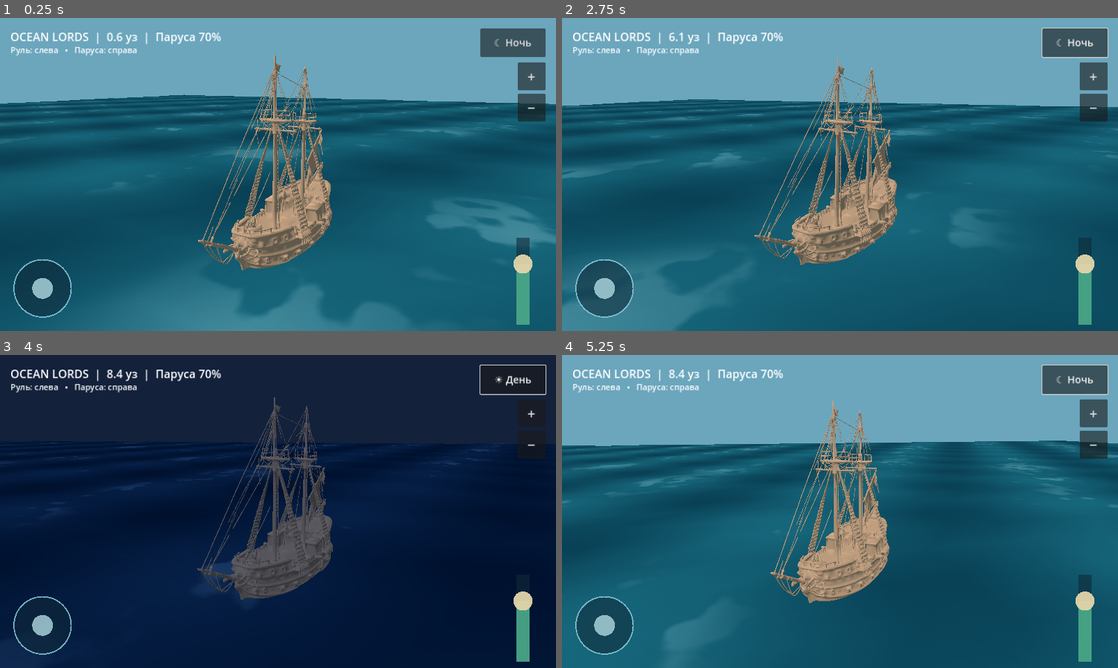
Above: before the commit, frames 1-4 (two rows, left to right).
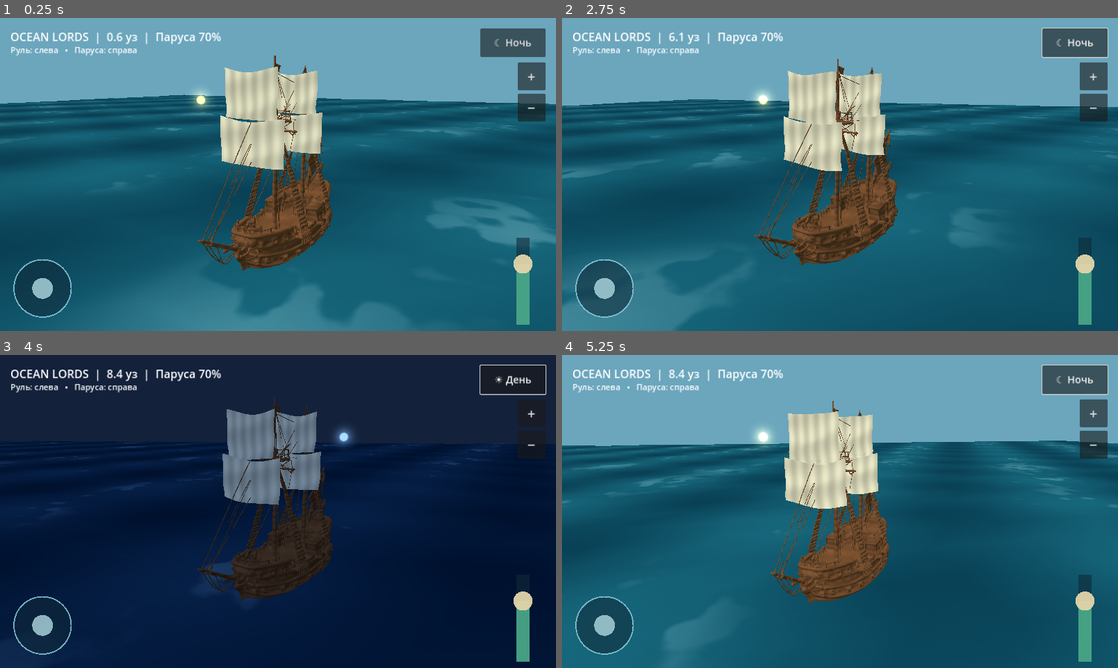
Above: after the commit, the same moments.

Repository: maillunex-lang/ocean-lords-online
Game: Godot game, scene res://scenes/main.tscn
Same seed, same stepped clock (60 frames per second), same inputs: the game is played once before the commit and once after it.
Inputs (mouse positions are in pixels of both pictures, inside the frame that each line leads up to):
- Up to frame 1 (0.25 s): no input
- Up to frame 2 (2.75 s): click "☾ Ночь" at 0.5 s; click "☀ День" at 1.25 s; tap Enter at 2 s; move the mouse to (962, 158) at 2.02 s; hold Right (ui_right) from 2.03 s (still down); tap N at 2.1 s; click (962, 158) at 2.17 s
- Up to frame 3 (4 s): release Right (ui_right) at 2.75 s; drag from (166, 527) to (250, 574) at 2.77 s; move the mouse to (333, 442) at 3.52 s; hold Right (ui_right) from 3.53 s (still down); tap N at 3.6 s
- Up to frame 4 (5.25 s): release Right (ui_right) at 4.25 s; drag from (812, 574) to (673, 464) at 4.27 s; move the mouse to (1006, 558) at 5.02 s; hold Left (ui_left) from 5.03 s (still down); tap N at 5.1 s

The runs differ from the first frame. In frame 1, 9.6% of the frame differs, in the area x 34-60%, y 12-81%; in frame 2, 9.5%; in frame 3, 8.9%; in frame 4, 8.5%.

Commit message:
feat: wind animated sails, sun moon glow and wooden hull shader

Diff:
--- a/scripts/main.gd
+++ b/scripts/main.gd
@@ -21,6 +21,14 @@
 var sea_material: StandardMaterial3D
 const TOUCH_HELM = preload("res://scripts/touch_helm.gd")
 const OCEAN_SHADER = preload("res://shaders/ocean_mobile.gdshader")
+const SAIL_SHADER = preload("res://shaders/sail_wind.gdshader")
+const WOOD_SHADER = preload("res://shaders/ship_wood.gdshader")
+const GLOW_SHADER = preload("res://shaders/celestial_glow.gdshader")
+var sail_material: ShaderMaterial
+var sun_disc: MeshInstance3D
+var moon_disc: MeshInstance3D
+var wind_direction := Vector2(0.94, 0.34)
+var wind_strength := 0.8
 const WATER_HEIGHT := -0.45
 const WAVE_HEIGHT := 0.18
 const WAVE_SCALE := 0.12
@@ -49,6 +57,8 @@
 func _ready() -> void:
 	_create_world()
 	_create_ship()
+	_create_sails()
+	_create_celestial_discs()
 	_create_camera()
 	_create_hud()
 	_create_touch_controls()
@@ -160,7 +170,12 @@
 		return
 	var uniform_scale: float = SHIP_LENGTH_METERS / reference_bounds.size.x
 	var center: Vector3 = reference_bounds.get_center()
+	var wood := ShaderMaterial.new()
+	wood.shader = WOOD_SHADER
 	for model in imported:
+		for part in model.get_children():
+			if part is MeshInstance3D:
+				(part as MeshInstance3D).material_override = wood
 		model.scale = Vector3.ONE * uniform_scale
 		model.rotation.y = PI / 2.0
 		# Keep the center of the hull close to the sea surface.
@@ -169,6 +184,60 @@
 		model.visible = false
 	ship_lod_nodes = imported
 	_set_ship_lod(0)
+
+
+func _create_sails() -> void:
+	# Preview GLB lacks sail cloth. Lightweight double-sided cloth is added
+	# separately to the hull so it remains visible across all mesh LODs.
+	sail_material = ShaderMaterial.new()
+	sail_material.shader = SAIL_SHADER
+	sail_material.set_shader_parameter("wind_direction", wind_direction)
+	sail_material.set_shader_parameter("wind_strength", wind_strength)
+	for mast_z in [-3.0, 5.0]:
+		for height in [11.0, 15.0]:
+			var cloth := MeshInstance3D.new()
+			var plane := PlaneMesh.new()
+			plane.size = Vector2(6.4 if height < 13.0 else 5.1, 4.1)
+			plane.subdivide_width = 16
+			plane.subdivide_depth = 12
+			cloth.mesh = plane
+			cloth.rotation_degrees.x = 90.0
+			cloth.position = Vector3(0, height, mast_z)
+			cloth.material_override = sail_material
+			ship_visual.add_child(cloth)
+
+
+func _create_celestial_discs() -> void:
+	sun_disc = _make_glow(Color(1.0, 0.78, 0.38), 1.7)
+	moon_disc = _make_glow(Color(0.58, 0.75, 1.0), 1.2)
+	moon_disc.visible = false
+
+
+func _make_glow(color: Color, intensity: float) -> MeshInstance3D:
+	var disc := MeshInstance3D.new()
+	var quad := QuadMesh.new()
+	quad.size = Vector2(18.0, 18.0)
+	disc.mesh = quad
+	var material := ShaderMaterial.new()
+	material.shader = GLOW_SHADER
+	material.set_shader_parameter("glow_color", color)
+	material.set_shader_parameter("glow_intensity", intensity)
+	disc.material_override = material
+	add_child(disc)
+	return disc
+
+
+func _update_celestial_discs() -> void:
+	if camera == null:
+		return
+	# Camera-facing sky billboards follow the ship to avoid floating out of range.
+	var center := camera.global_position
+	var ahead := -camera.global_basis.z * 165.0
+	var right := camera.global_basis.x
+	sun_disc.global_position = center + ahead + Vector3.UP * 35.0 - right * 35.0
+	moon_disc.global_position = center + ahead + Vector3.UP * 35.0 + right * 30.0
+	sun_disc.look_at(camera.global_position, Vector3.UP)
+	moon_disc.look_at(camera.global_position, Vector3.UP)
 
 
 func _mesh_bounds(node: Node3D) -> AABB:
@@ -278,6 +347,8 @@
 func _toggle_day_night() -> void:
 	is_night = not is_night
 	var env := world_environment.environment
+	sun_disc.visible = not is_night
+	moon_disc.visible = is_night
 	if is_night:
 		env.background_color = Color(0.075, 0.13, 0.23)
 		env.ambient_light_color = Color(0.34, 0.43, 0.59)
@@ -332,9 +403,12 @@
 	ship.rotate_y(-turn_input * TURN_RATE * delta * (0.35 + speed / MAX_SPEED * 0.65))
 	ship.translate_object_local(Vector3(0, 0, -speed * delta))
 	ocean_time += delta
+	wind_strength = 0.8 + 0.18 * sin(ocean_time * 0.27)
+	sail_material.set_shader_parameter("wind_strength", wind_strength)
 	_update_ship_buoyancy(delta)
 	hud.text = "OCEAN LORDS  |  %.1f уз  |  Паруса %d%%" % [speed, roundi(throttle * 100)]
 	_update_camera(delta)
+	_update_celestial_discs()
 	_update_ship_lod()
 
 func _wave_height_at(pos: Vector3, t: float) -> float:
--- /dev/null
+++ b/shaders/celestial_glow.gdshader
@@ -0,0 +1,13 @@
+shader_type spatial;
+render_mode unshaded, cull_disabled, depth_draw_never, blend_add;
+uniform vec4 glow_color : source_color = vec4(1.0, 0.77, 0.38, 1.0);
+uniform float glow_intensity : hint_range(0.0, 4.0) = 1.4;
+void fragment() {
+    float r = length(UV - vec2(0.5));
+    float core = 1.0 - smoothstep(0.055, 0.13, r);
+    float halo = pow(max(0.0, 1.0 - r * 2.0), 3.0);
+    float rays = pow(abs(cos(atan(UV.y - 0.5, UV.x - 0.5) * 4.0)), 20.0) * pow(max(0.0, 1.0 - r * 2.0), 4.0);
+    ALBEDO = glow_color.rgb;
+    EMISSION = glow_color.rgb * glow_intensity * (core * 1.6 + halo * 0.7 + rays * 0.2);
+    ALPHA = clamp(core + halo * 0.75 + rays * 0.15, 0.0, 1.0);
+}
--- /dev/null
+++ b/shaders/sail_wind.gdshader
@@ -0,0 +1,18 @@
+shader_type spatial;
+render_mode cull_disabled, diffuse_burley;
+uniform vec4 cloth_color : source_color = vec4(0.82, 0.77, 0.63, 1.0);
+uniform float wind_strength : hint_range(0.0, 2.0) = 0.8;
+uniform vec2 wind_direction = vec2(0.94, 0.34);
+varying float ripple;
+void vertex() {
+    float flutter = sin(TIME * (2.0 + wind_strength) + UV.y * 9.0 + UV.x * 3.0);
+    float billow = sin(UV.x * 3.14159) * (0.35 + 0.20 * flutter);
+    VERTEX.z += billow * wind_strength;
+    VERTEX.x += wind_direction.x * (UV.y * UV.y) * 0.14 * wind_strength * flutter;
+    ripple = flutter;
+}
+void fragment() {
+    float stripe = 0.93 + 0.07 * sin(UV.x * 30.0);
+    ALBEDO = cloth_color.rgb * stripe * (0.94 + 0.06 * ripple);
+    ROUGHNESS = 0.92;
+}
--- /dev/null
+++ b/shaders/ship_wood.gdshader
@@ -0,0 +1,12 @@
+shader_type spatial;
+render_mode cull_back, diffuse_burley;
+uniform vec4 timber : source_color = vec4(0.39, 0.24, 0.13, 1.0);
+varying vec3 local_pos;
+void vertex() { local_pos = VERTEX; }
+void fragment() {
+    float grain = sin(local_pos.y * 35.0 + sin(local_pos.x * 7.0) * 0.7) * 0.07;
+    float plank = step(0.88, fract(local_pos.y * 2.7)) * 0.10;
+    ALBEDO = timber.rgb * (0.93 + grain - plank);
+    ROUGHNESS = 0.73;
+    SPECULAR = 0.27;
+}
--- /dev/null
+++ b/tests/test_effects.gd
@@ -0,0 +1,16 @@
+extends SceneTree
+func _initialize() -> void:
+	call_deferred("_run")
+func _run() -> void:
+	var scene = load("res://scenes/main.tscn").instantiate()
+	root.add_child(scene)
+	await process_frame
+	assert(scene.sail_material != null)
+	assert(scene.ship_visual.get_child_count() >= 7)
+	assert(scene.sun_disc.visible and not scene.moon_disc.visible)
+	scene._toggle_day_night()
+	assert(scene.moon_disc.visible and not scene.sun_disc.visible)
+	scene._toggle_day_night()
+	assert(scene.sun_disc.visible and not scene.moon_disc.visible)
+	print("SAILS_WIND_CELESTIAL_SHIP_MATERIAL_PASS")
+	quit(0)
